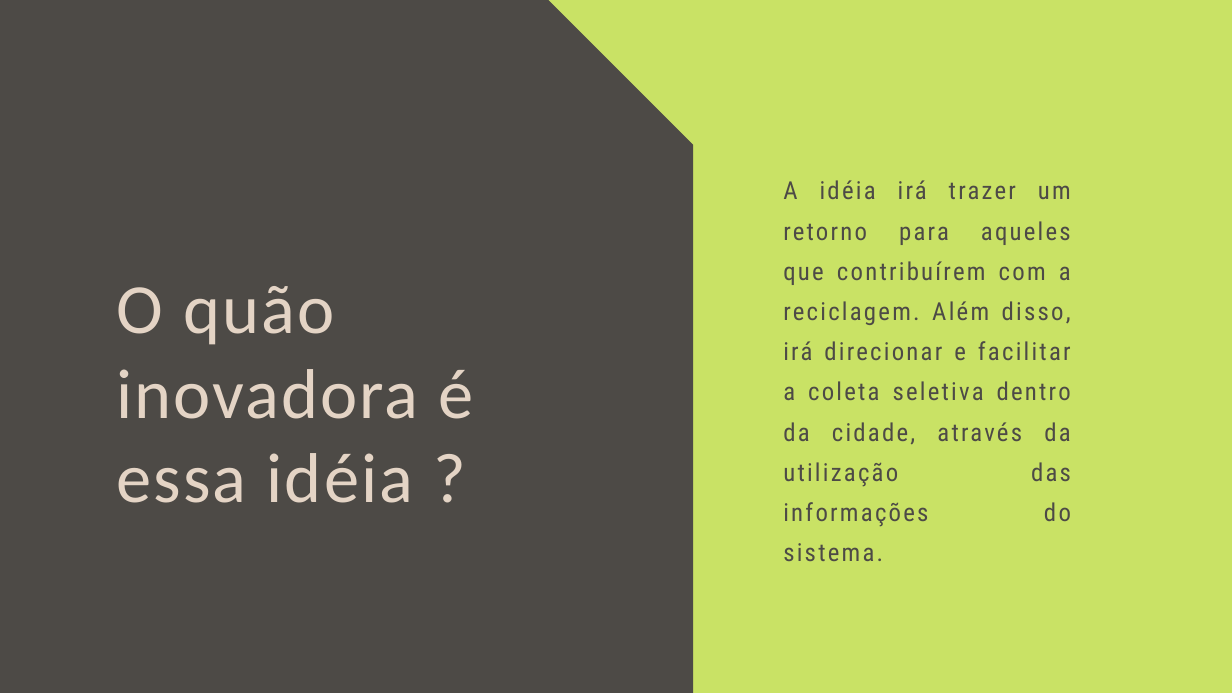
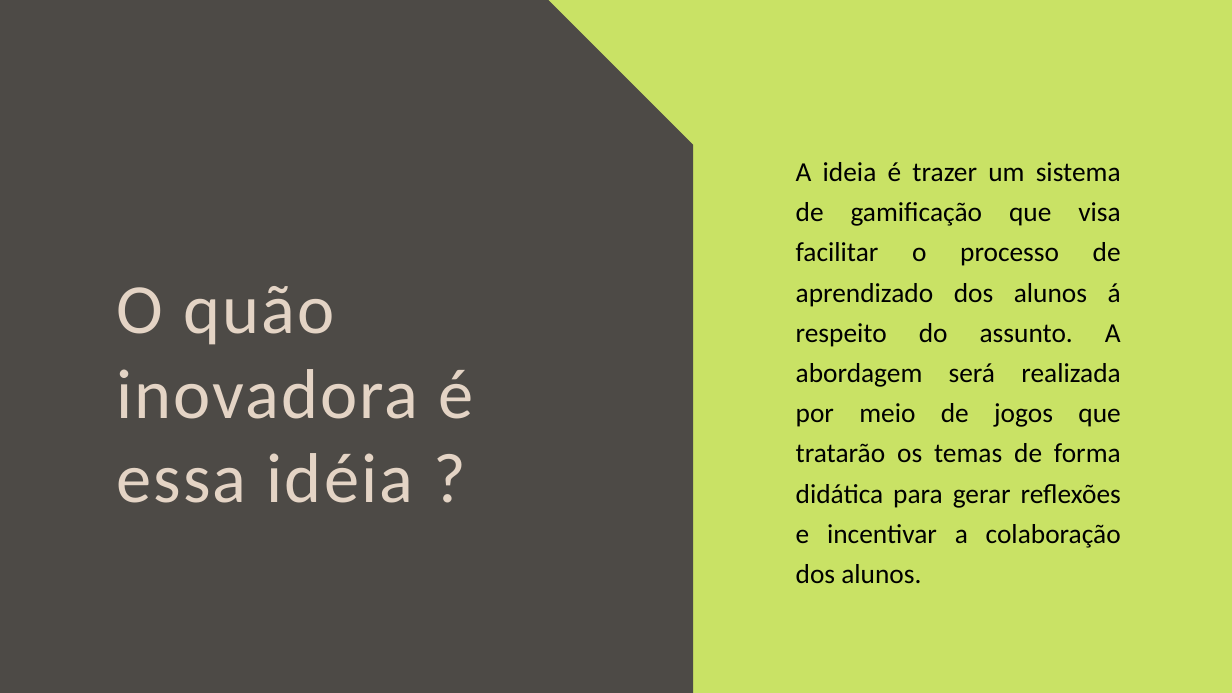
Before and after one commit to NathanReis/FTT-Recicla, a slide deck: slide 7 of DocumentacaoProjeto/Projeto Recicla!.pptx. Drawn at 1232x693 pixels with LibreOffice and Linux fonts; fonts in the diff are those of the drawing. Boxes give left, top, right and bottom in pixels: in the first picture for what was removed or moved away, otherwise in the second. Text is boxed around its words. In the diff, an @@ line names an element or a change of style, - is before the commit and + after.

```diff
--- a/DocumentacaoProjeto/Projeto Recicla!.pptx
+++ b/DocumentacaoProjeto/Projeto Recicla!.pptx
@@ text at box(796, 162, 1121, 584): text changed; size 29 to 32 pt; font Roboto Condensed to Calibri; text colour #4D4A46 to #000000 @@
-A idéia irá trazer um retorno para aqueles que contribuírem com a reciclagem. Além disso, irá direcionar e facilitar a coleta seletiva dentro da cidade, através da utilização das informações do sistema.
+A ideia é trazer um sistema de gamificação que visa facilitar o processo de aprendizado dos alunos á respeito do assunto. A abordagem será realizada por meio de jogos que tratarão os temas de forma didática para gerar reflexões e incentivar a colaboração dos alunos.
```
Also in this commit, not shown: 1 other slide changed.
